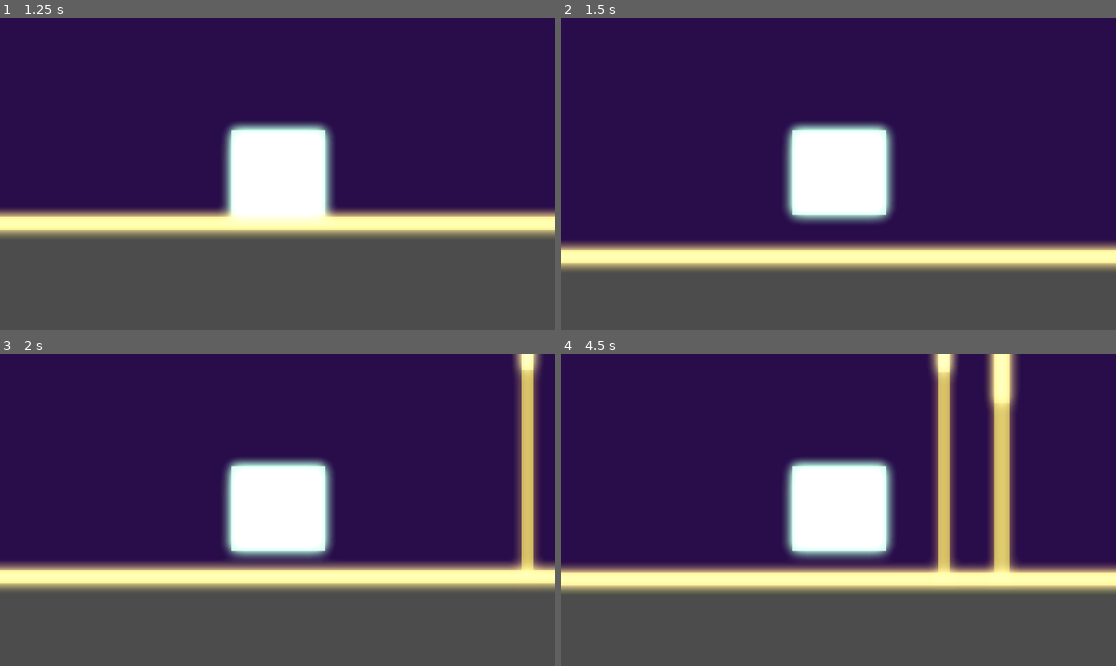
Above: before the commit, frames 1-4 (two rows, left to right).
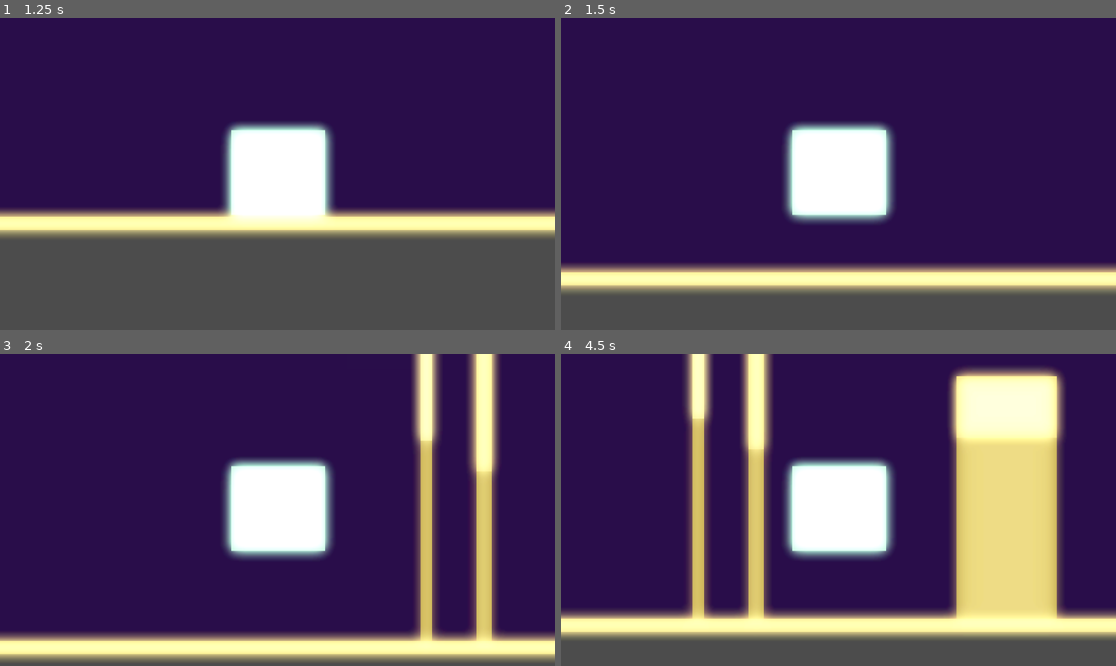
Above: after the commit, the same moments.

Repository: CertifiedWaterStealer/repository
Game: Godot game, scene res://scenes/main_menu.tscn
The game is run twice, just before and just after one commit, with the same random seed, the same clock (stepped at 60 frames per second) and the same inputs. The project has no main scene, so this scene is started directly.
Inputs:
- Up to frame 1 (1.25 s): click "Play" at 0.5 s
- Up to frame 2 (1.5 s): tap Enter (ui_accept) at 1.25 s; hold Right (ui_right) from 1.28 s (still down)
- Up to frame 3 (2 s): keep holding Right (ui_right); tap Enter (ui_accept) at 1.52 s
- Up to frame 4 (4.5 s): tap Enter (ui_accept) at 2.27, 3.77 s; release Right (ui_right) at 2.78 s; hold Left (ui_left) 2.78-3.53 s; hold Right (ui_right) from 3.53 s (still down)

Frame 1 is identical in both runs. In frame 2, 16% of the frame differs, in the area x 0-100%, y 71-88%; in frame 3, 40%; in frame 4, 43%, in the area x 0-100%, y 0-92%.

Commit message:
tweaked the players speed and jump height

Diff:
--- a/main-project/script/player.gd
+++ b/main-project/script/player.gd
@@ -1,8 +1,8 @@
 extends CharacterBody2D
 
 
-const SPEED = 300.0
-const JUMP_VELOCITY = -400.0
+const SPEED = 600.0
+const JUMP_VELOCITY = -600.0
 
 
 func _physics_process(delta: float) -> void:
